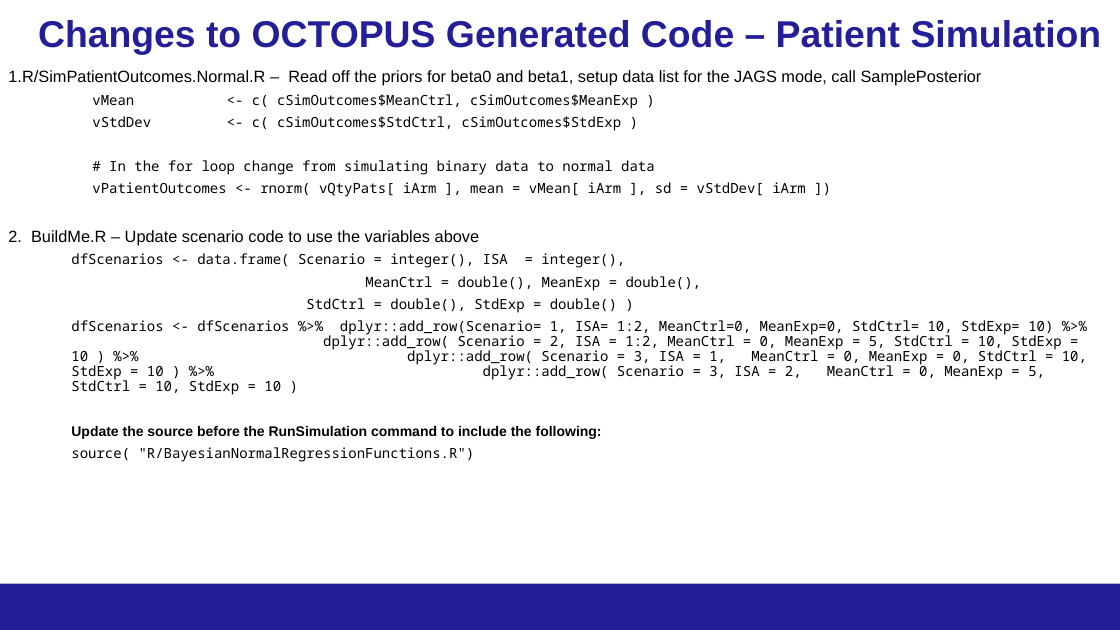
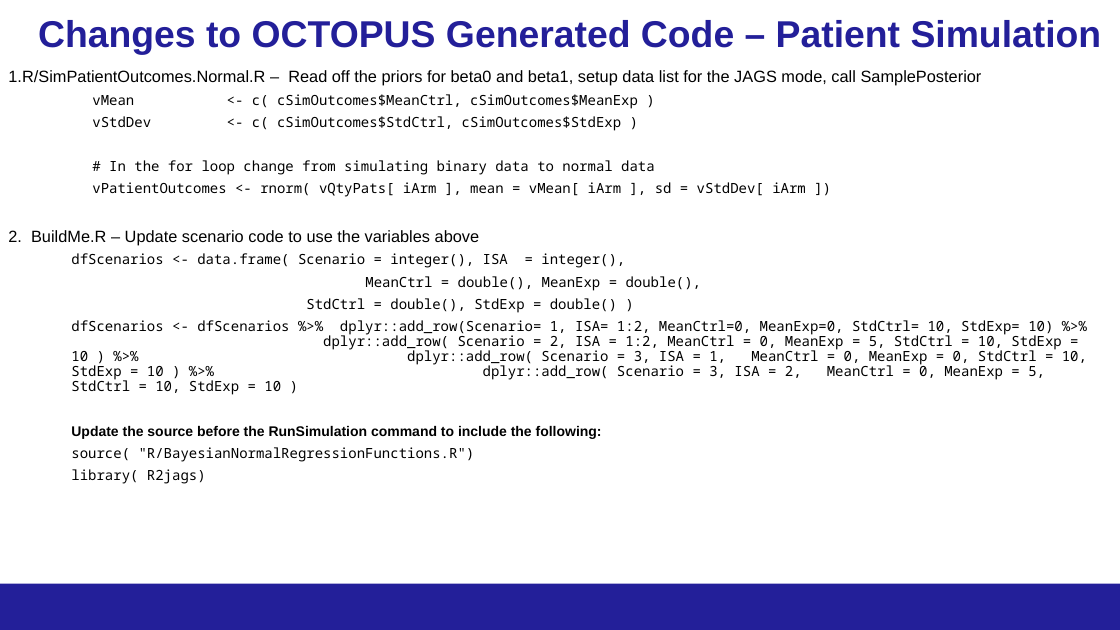
Before and after one commit to kwathen/BayesPharma2024-OCTOPUS, a slide deck: slide 33 of CourseMaterial/Wathen-Bayes2024ForDistribution.pptx. Drawn at 1120x630 pixels with LibreOffice and Linux fonts; fonts in the diff are those of the drawing; background and template pictures are left out. Boxes give left, top, right and bottom in pixels: in the first picture for what was removed or moved away, otherwise in the second. Text is boxed around its words. In the diff, an @@ line names an element or a change of style, - is before the commit and + after.

```diff
--- a/CourseMaterial/Wathen-Bayes2024ForDistribution.pptx
+++ b/CourseMaterial/Wathen-Bayes2024ForDistribution.pptx
@@ text at [71, 469, 206, 484]: paragraph added @@
+  library( R2jags)
```
Also in this commit, not shown: 34 other files.
